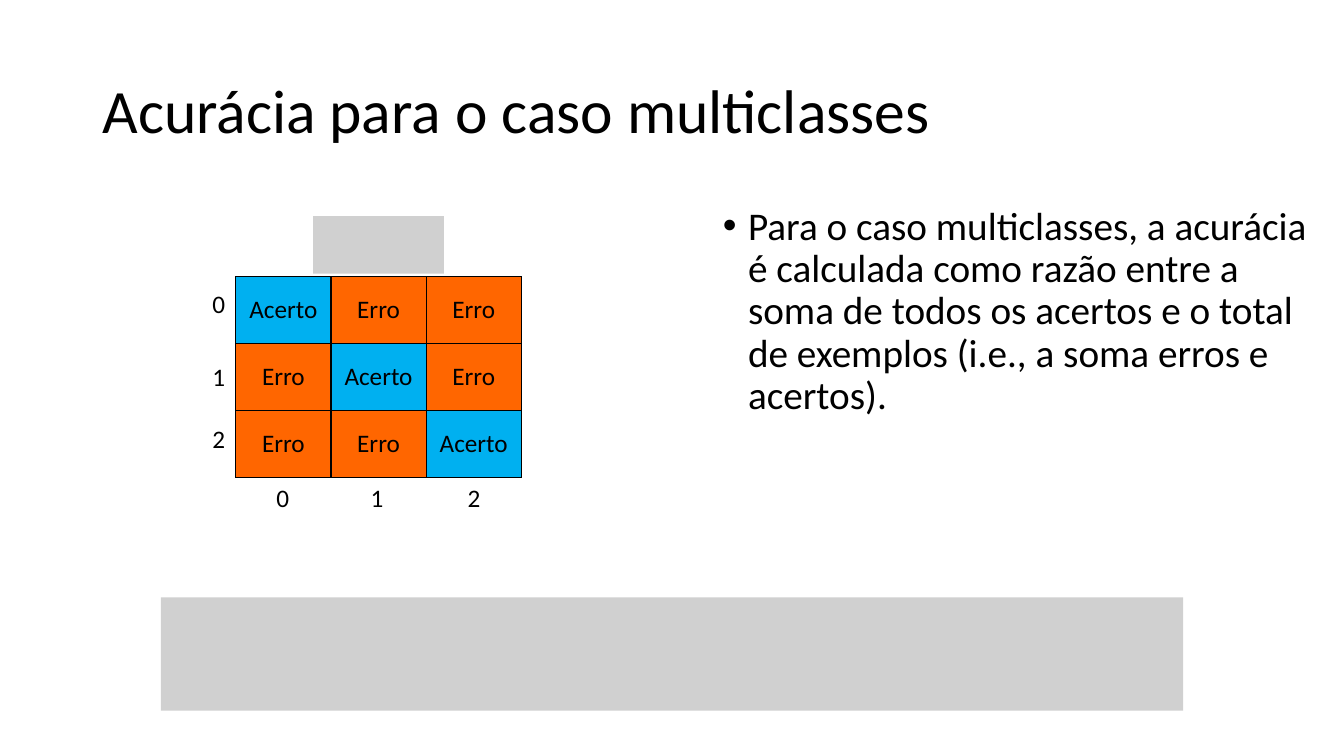
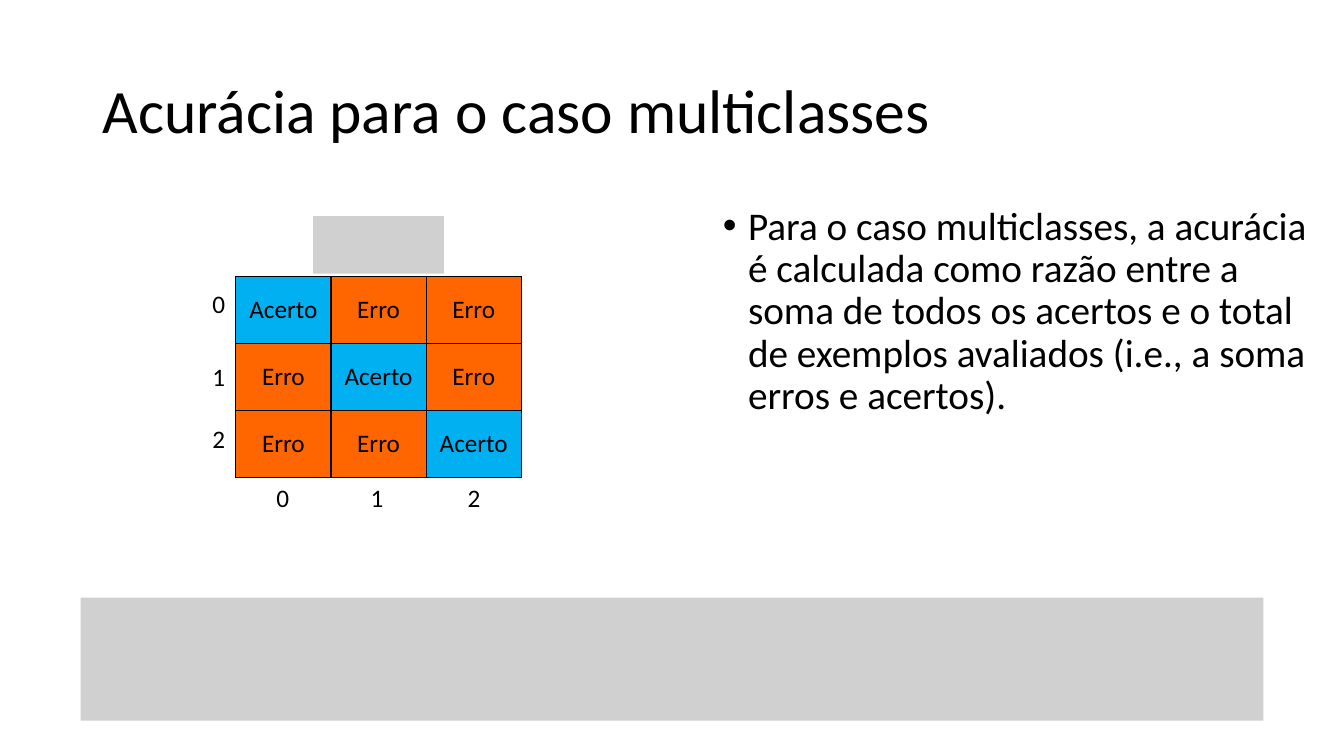
Before and after one commit to zz4fap/c24_inteligencia_artificial, a slide deck: slide 28 of slides/C24_Métricas_de_Classificação.pptx (slide 27 before the commit). Drawn at 1344x756 pixels with LibreOffice and Linux fonts; fonts in the diff are those of the drawing; grey boxes stand for pictures. Boxes give left, top, right and bottom in pixels: in the first picture for what was removed or moved away, otherwise in the second. Text is boxed around its words. In the diff, an @@ line names an element or a change of style, - is before the commit and + after.

Commit message:
update of slides

```diff
--- a/slides/C24_Métricas_de_Classificação.pptx
+++ b/slides/C24_Métricas_de_Classificação.pptx
@@ text at (748, 212, 1307, 414): text changed @@
-• Para o caso multiclasses, a acurácia é calculada como razão entre a soma de todos os acertos e o total de exemplos (i.e., a soma erros e acertos).
+• Para o caso multiclasses, a acurácia é calculada como razão entre a soma de todos os acertos e o total de exemplos avaliados (i.e., a soma erros e acertos).
@@ picture: place and size @@
-picture at (161, 598, 1184, 711)
+picture at (81, 598, 1263, 721)
```
Also in this commit, not shown: 4 other slides changed, 2 slides added, 1 slide removed, 1 other file.
